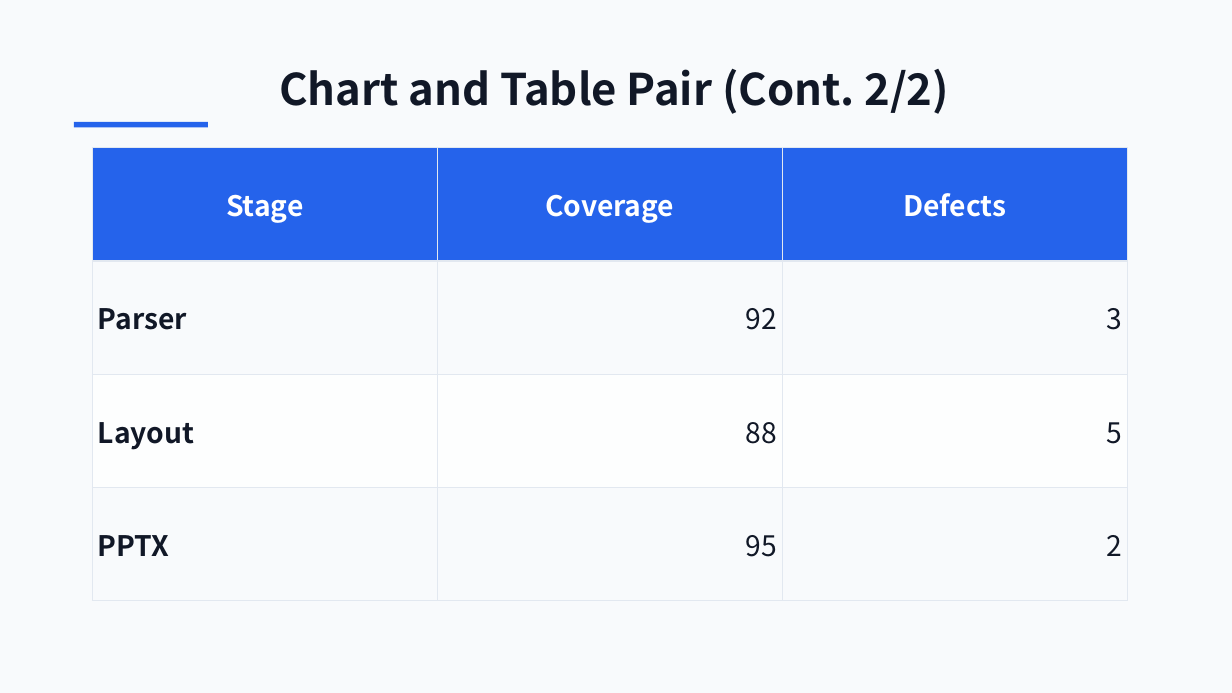
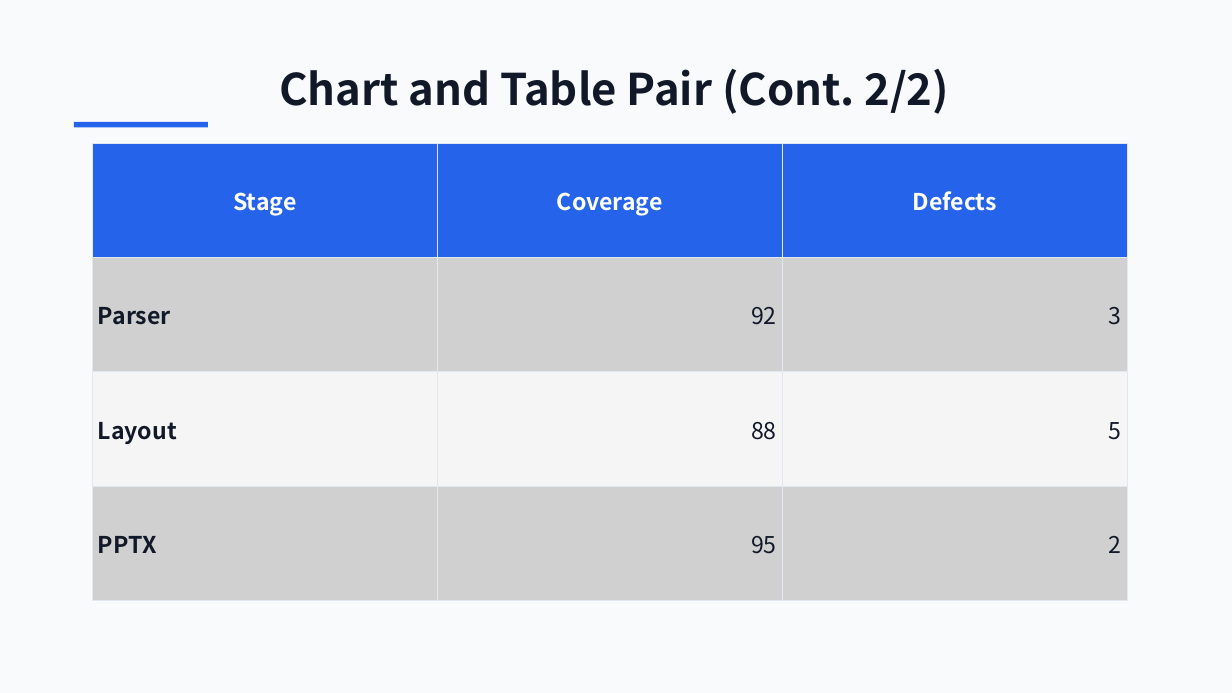
Before and after one commit to ch040602/MdPr, a slide deck: slide 12 of docs/theme-preview/pptx/clean.pptx. Drawn at 1232x693 pixels with LibreOffice and Linux fonts; fonts in the diff are those of the drawing; grey boxes stand for pictures. Boxes give left, top, right and bottom in pixels: in the first picture for what was removed or moved away, otherwise in the second. Text is boxed around its words. In the diff, an @@ line names an element or a change of style, - is before the commit and + after.

```diff
--- a/docs/theme-preview/pptx/clean.pptx
+++ b/docs/theme-preview/pptx/clean.pptx
@@ table at [92, 143, 1127, 601] @@
@@ size 22 to 18 pt @@
@@ table: place and size @@
-table at [92, 148, 1127, 601]
+table at [92, 143, 1127, 601]
@@ rectangle removed at [92, 148, 1128, 155] @@
@@ picture added at [92, 143, 1128, 601] @@
```
Also in this commit, not shown: 1 other slide changed, 38 other files.
